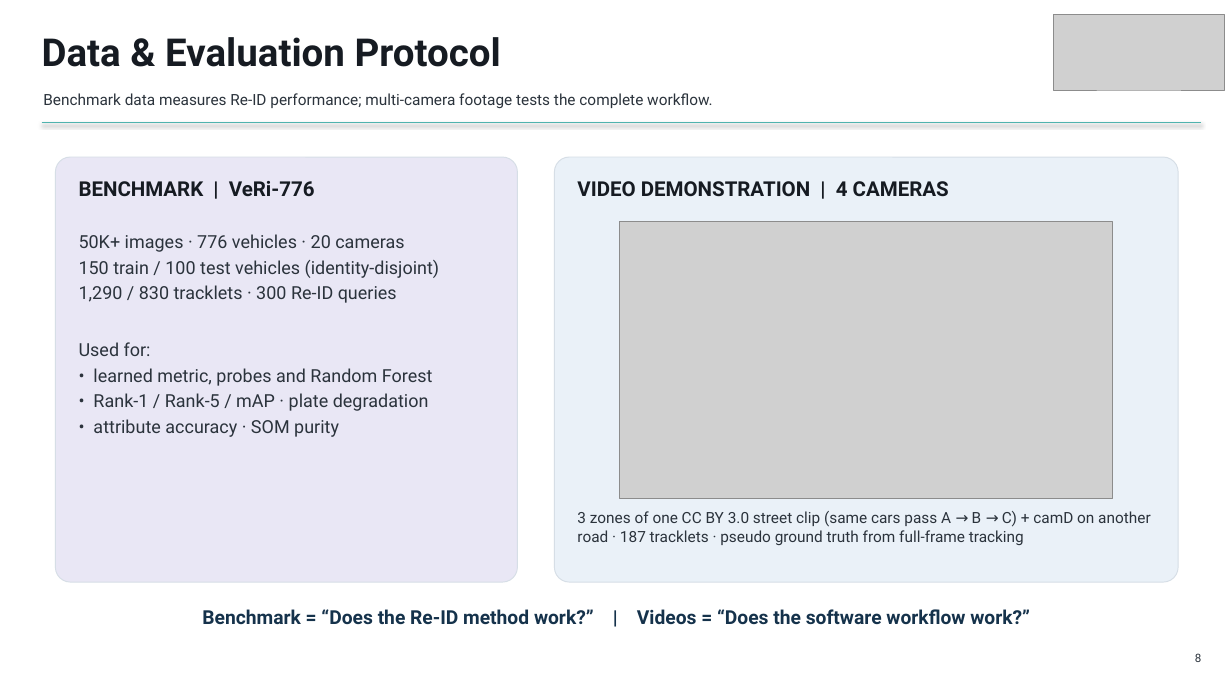
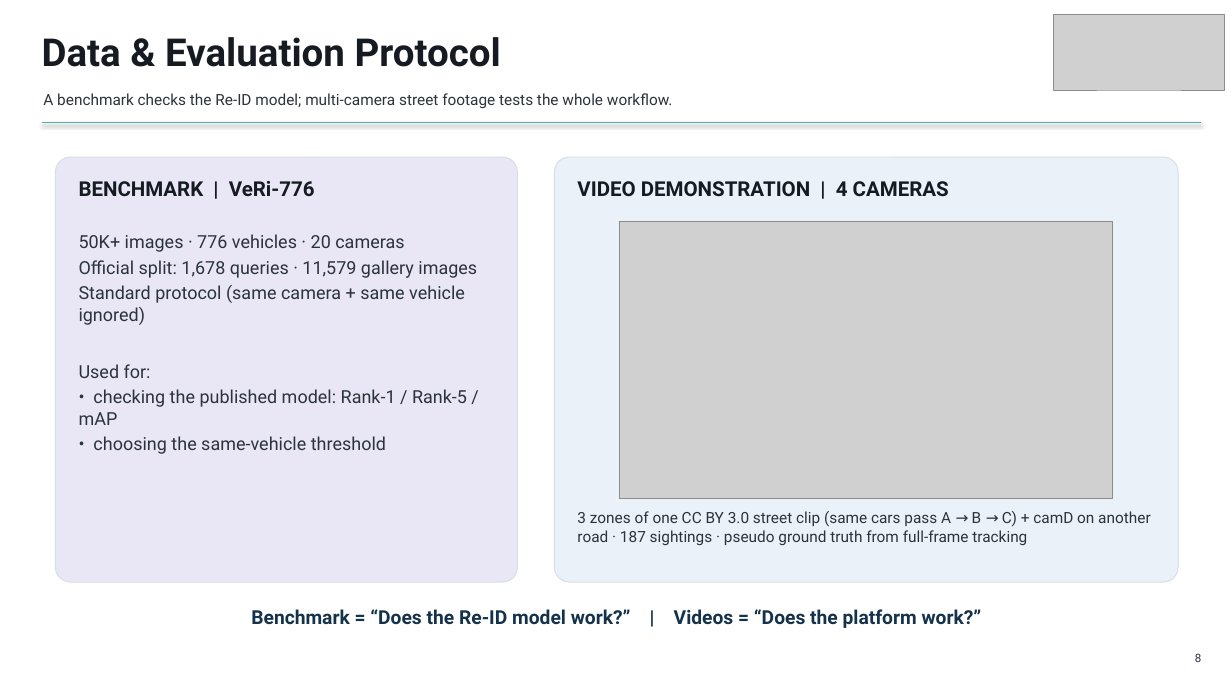
Before and after one commit to GurneetKB/V-Trace, a slide deck: slide 8 of deliverables/V-Trace_Final_Presentation.pptx. Drawn at 1232x693 pixels with LibreOffice and Linux fonts; fonts in the diff are those of the drawing; grey boxes stand for pictures. Boxes give left, top, right and bottom in pixels: in the first picture for what was removed or moved away, otherwise in the second. Text is boxed around its words. In the diff, an @@ line names an element or a change of style, - is before the commit and + after.

```diff
--- a/deliverables/V-Trace_Final_Presentation.pptx
+++ b/deliverables/V-Trace_Final_Presentation.pptx
@@ text at (43,93,673,108): text changed @@
-Benchmark data measures Re-ID performance; multi-camera footage tests the complete workflow.
+A benchmark checks the Re-ID model; multi-camera street footage tests the whole workflow.
@@ text at (79,260,477,325): text changed @@
-150 train / 100 test vehicles (identity-disjoint)
-1,290 / 830 tracklets · 300 Re-ID queries
+Official split: 1,678 queries · 11,579 gallery images
+Standard protocol (same camera + same vehicle ignored)
@@ text at (79,389,467,454): text changed @@
-• learned metric, probes and Random Forest
-• Rank-1 / Rank-5 / mAP · plate degradation
-• attribute accuracy · SOM purity
+• checking the published model: Rank-1 / Rank-5 / mAP
+• choosing the same-vehicle threshold
@@ text at (577,511,1150,545): text changed @@
-3 zones of one CC BY 3.0 street clip (same cars pass A → B → C) + camD on another road · 187 tracklets · pseudo ground truth from full-frame tracking
+3 zones of one CC BY 3.0 street clip (same cars pass A → B → C) + camD on another road · 187 sightings · pseudo ground truth from full-frame tracking
@@ text at (251,609,982,628): text changed @@
-Benchmark = “Does the Re-ID method work?” | Videos = “Does the software workflow work?”
+Benchmark = “Does the Re-ID model work?” | Videos = “Does the platform work?”
```
Also in this commit, not shown: 7 other slides changed, 6 slides added, 9 slides removed, 10 other files.
